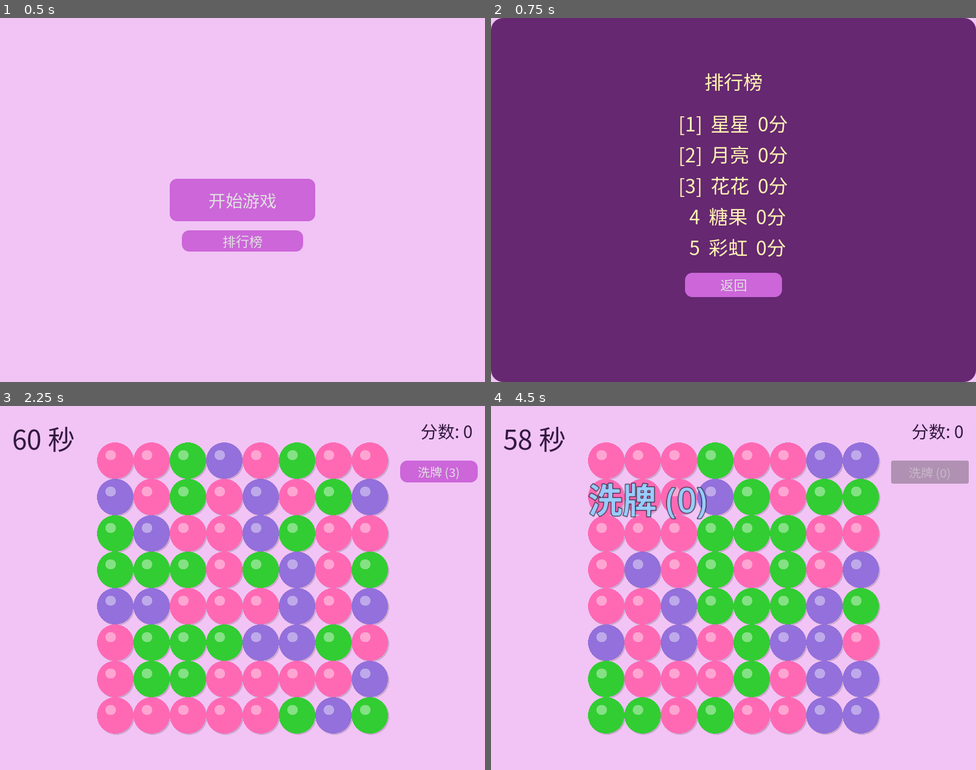
Above: before the commit, frames 1-4 (two rows, left to right).
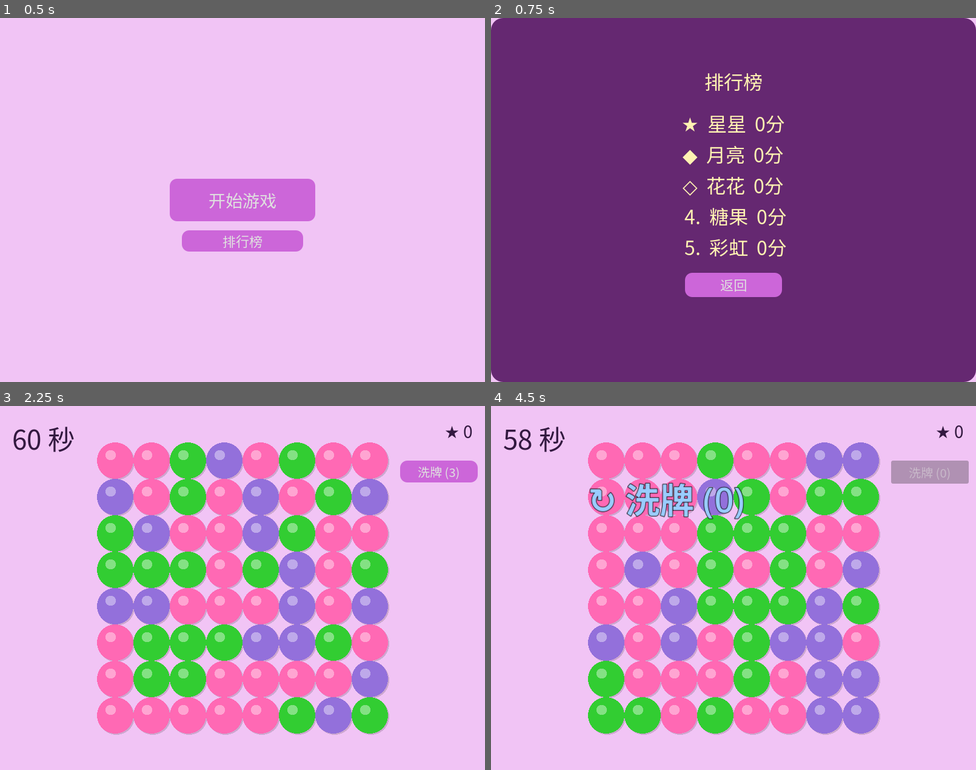
Above: after the commit, the same moments.

Repository: a812358816/bubble-match
Game: Godot game, scene res://main.tscn
Same seed, same stepped clock (60 frames per second), same inputs: the game is played once before the commit and once after it.
Inputs:
- Up to frame 1 (0.5 s): no input
- Up to frame 2 (0.75 s): click "排行榜" at 0.5 s
- Up to frame 3 (2.25 s): click "返回" at 1.25 s; click "开始游戏" at 2 s
- Up to frame 4 (4.5 s): click "洗牌 (3)" at 2.75 s; click "洗牌 (2)" at 3.5 s; click "洗牌 (1)" at 4.25 s

Frame 1 is identical in both runs. In frame 2, 1.8% of the frame differs, in the area x 39-62%, y 26-66%; in frame 3, 0.1%; in frame 4, 2.1%, in the area x 20-95%, y 4-32%.
Error after the commit: Invalid assignment of property or key 'icon_max_width' with value of type 'int' on a base object of type 'Button'. (res://src/main.gd:38)

Commit message:
UI 美化：时钟面板 + 程序生成图标 + 几何符号
- 时间标签：圆角背景面板 + 颜色动画（绿→黄→红→<10秒脉冲）
- 按钮图标：Image 程序生成三角形/菱形/环形纹理
- 全局 emoji → 基础几何符号（★ ◆ ◇ ↻）兼容所有字体
- 排行榜奖牌：★ ◆ ◇ 替代 [1][2][3]

Co-Authored-By: Claude Opus 4.7 <noreply@anthropic.com>

Diff:
--- a/src/gameplay/bubble_match.gd
+++ b/src/gameplay/bubble_match.gd
@@ -239,7 +239,7 @@
 
 	var bonus := clampi(affected.size() - 2, 1, 5)
 	_add_time(bonus)
-	_show_floating_text(_grid_to_world(pos.x, pos.y), "炸弹 +%ds" % bonus, Color(1.0, 0.5, 0.1))
+	_show_floating_text(_grid_to_world(pos.x, pos.y), "◆ 炸弹 +%ds" % bonus, Color(1.0, 0.5, 0.1))
 
 	_combo = 1
 	_last_match_msec = Time.get_ticks_msec()
@@ -288,7 +288,7 @@
 
 	var bonus: int = clampi(affected.size() / 3, 2, 8)
 	_add_time(bonus)
-	_show_floating_text(_grid_to_world(pos.x, pos.y), "彩虹 +%ds" % bonus, Color(1.0, 0.3, 0.8))
+	_show_floating_text(_grid_to_world(pos.x, pos.y), "◇ 彩虹 +%ds" % bonus, Color(1.0, 0.3, 0.8))
 
 	_combo = 1
 	_last_match_msec = Time.get_ticks_msec()
@@ -518,7 +518,7 @@
 			if _grid[col][row] != null:
 				_bubble_nodes[col][row] = _create_bubble(col, row, _grid[col][row])
 
-	_show_floating_text(Vector2(200, 150), "洗牌 (%d)" % _shuffle_remaining, Color(0.6, 0.8, 1.0))
+	_show_floating_text(Vector2(200, 150), "↻ 洗牌 (%d)" % _shuffle_remaining, Color(0.6, 0.8, 1.0))
 
 
 func _show_floating_text(world_pos: Vector2, text: String, clr: Color) -> void:
--- a/src/main.gd
+++ b/src/main.gd
@@ -15,8 +15,11 @@
 @onready var _rank_list_label: Label = $GameUI/RankPanel/RankListLabel
 @onready var _rank_back_btn: Button = $GameUI/RankPanel/RankBackButton
 
+var _time_pulse_tween: Tween
+
 
 func _ready() -> void:
+	_setup_ui()
 	_bubble_match.score_changed.connect(_on_score_changed)
 	_bubble_match.time_updated.connect(_on_time_updated)
 	_bubble_match.round_ended.connect(_on_round_ended)
@@ -29,6 +32,91 @@
 	_show_start_screen()
 
 
+func _setup_ui() -> void:
+	# Button icons — generated programmatically
+	for btn in [_start_btn, _shuffle_btn, _rank_btn, _restart_btn, _rank_back_btn]:
+		btn.icon_max_width = 24
+	_start_btn.icon = _make_icon("play")
+	_shuffle_btn.icon = _make_icon("shuffle")
+	_rank_btn.icon = _make_icon("rank")
+	_restart_btn.icon = _make_icon("restart")
+	_rank_back_btn.icon = _make_icon("back")
+
+	# Time label badge
+	var time_bg := StyleBoxFlat.new()
+	time_bg.bg_color = Color(0.12, 0.06, 0.22, 0.88)
+	time_bg.set_corner_radius_all(12)
+	time_bg.content_margin_left = 14
+	time_bg.content_margin_right = 14
+	time_bg.content_margin_top = 6
+	time_bg.content_margin_bottom = 6
+	_time_label.add_theme_stylebox_override("normal", time_bg)
+
+	# Score label badge
+	var score_bg := StyleBoxFlat.new()
+	score_bg.bg_color = Color(0.12, 0.06, 0.22, 0.88)
+	score_bg.set_corner_radius_all(12)
+	score_bg.content_margin_left = 14
+	score_bg.content_margin_right = 14
+	score_bg.content_margin_top = 6
+	score_bg.content_margin_bottom = 6
+	_score_label.add_theme_stylebox_override("normal", score_bg)
+
+
+func _make_icon(type: String) -> Texture2D:
+	var s := 24
+	var img := Image.create(s, s, false, Image.FORMAT_RGBA8)
+	img.fill(Color(0, 0, 0, 0))
+	var w := Color.WHITE
+
+	match type:
+		"play":
+			_fill_triangle(img, Vector2i(7, 5), Vector2i(7, s - 5), Vector2i(s - 5, s / 2), w)
+		"shuffle":
+			_fill_triangle(img, Vector2i(16, 5), Vector2i(16, 12), Vector2i(5, 12), w)
+			_fill_triangle(img, Vector2i(8, 19), Vector2i(8, 12), Vector2i(19, 12), w)
+		"rank":
+			for i in range(3):
+				var y := 5 + i * 7
+				_fill_triangle(img, Vector2i(s / 2, y), Vector2i(s / 2 + 6, y + 5), Vector2i(s / 2 - 6, y + 5), w)
+		"restart":
+			_draw_ring(img, Vector2i(s / 2, s / 2), 8, 2, w)
+			_fill_triangle(img, Vector2i(s / 2 + 5, 5), Vector2i(s / 2 + 5, 12), Vector2i(s / 2 + 11, 8), w)
+		"back":
+			_fill_triangle(img, Vector2i(7, s / 2), Vector2i(s - 6, 5), Vector2i(s - 6, s - 5), w)
+
+	return ImageTexture.create_from_image(img)
+
+
+func _fill_triangle(img: Image, p1: Vector2i, p2: Vector2i, p3: Vector2i, color: Color) -> void:
+	var min_y := mini(mini(p1.y, p2.y), p3.y)
+	var max_y := maxi(maxi(p1.y, p2.y), p3.y)
+	for y in range(maxi(0, min_y), mini(img.get_height(), max_y + 1)):
+		var x_left := 999
+		var x_right := -999
+		for pair in [[p1, p2], [p2, p3], [p3, p1]]:
+			var a: Vector2i = pair[0]
+			var b: Vector2i = pair[1]
+			if (a.y <= y and b.y > y) or (b.y <= y and a.y > y):
+				var t := float(y - a.y) / float(b.y - a.y) if b.y != a.y else 0.0
+				var x := int(a.x + t * float(b.x - a.x))
+				x_left = mini(x_left, x)
+				x_right = maxi(x_right, x)
+		for x in range(maxi(0, x_left), mini(img.get_width(), x_right + 1)):
+			img.set_pixel(x, y, color)
+
+
+func _draw_ring(img: Image, center: Vector2i, radius: int, thickness: int, color: Color) -> void:
+	for y in range(maxi(0, center.y - radius - thickness), mini(img.get_height(), center.y + radius + thickness + 1)):
+		for x in range(maxi(0, center.x - radius - thickness), mini(img.get_width(), center.x + radius + thickness + 1)):
+			var dx := float(x - center.x)
+			var dy := float(y - center.y)
+			var dist := sqrt(dx * dx + dy * dy)
+			var inner := float(radius - thickness)
+			if dist >= inner - 0.5 and dist <= float(radius) + 0.5:
+				img.set_pixel(x, y, color)
+
+
 func _show_start_screen() -> void:
 	_ui.visible = true
 	_start_btn.visible = true
@@ -60,11 +148,24 @@
 
 
 func _on_score_changed(new_score: int) -> void:
-	_score_label.text = "分数: %d" % new_score
+	_score_label.text = "★ %d" % new_score
 
 
 func _on_time_updated(seconds: int) -> void:
 	_time_label.text = "%d 秒" % seconds
+
+	if _time_pulse_tween and _time_pulse_tween.is_valid():
+		_time_pulse_tween.kill()
+
+	if seconds <= 10:
+		_time_label.add_theme_color_override("font_color", Color(1.0, 0.25, 0.25))
+		_time_pulse_tween = create_tween().set_loops()
+		_time_pulse_tween.tween_property(_time_label, "modulate:a", 0.4, 0.35)
+		_time_pulse_tween.tween_property(_time_label, "modulate:a", 1.0, 0.35)
+	elif seconds <= 30:
+		_time_label.add_theme_color_override("font_color", Color(1.0, 0.75, 0.2))
+	else:
+		_time_label.add_theme_color_override("font_color", Color(0.3, 1.0, 0.5))
 
 
 func _on_round_ended(final_score: int) -> void:
@@ -77,6 +178,10 @@
 
 	_game_over_panel.visible = true
 	_start_btn.visible = false
+
+	if _time_pulse_tween and _time_pulse_tween.is_valid():
+		_time_pulse_tween.kill()
+	_time_label.modulate.a = 1.0
 
 
 func _on_rank_pressed() -> void:
--- a/src/ui/leaderboard.gd
+++ b/src/ui/leaderboard.gd
@@ -62,9 +62,9 @@
 		var e: Dictionary = scores[i]
 		var medal := ""
 		match i:
-			0: medal = "[1]"
-			1: medal = "[2]"
-			2: medal = "[3]"
-			_: medal = "  %d" % (i + 1)
+			0: medal = "★"
+			1: medal = "◆"
+			2: medal = "◇"
+			_: medal = " %d." % (i + 1)
 		lines.append("%s  %s  %d分" % [medal, e.name, e.score])
 	return "\n".join(lines)
Not shown, changed: index.html
Not shown, changed: index.js.gz
Not shown, changed: index.pck
Not shown, changed: index.pck.gz
Not shown, changed: index.wasm.gz
